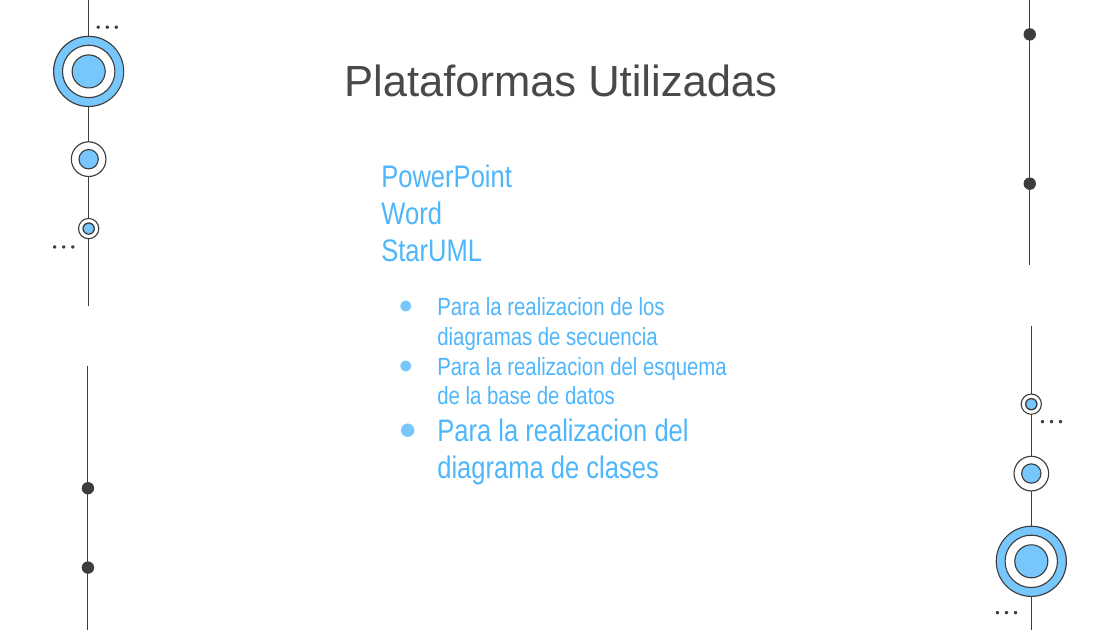
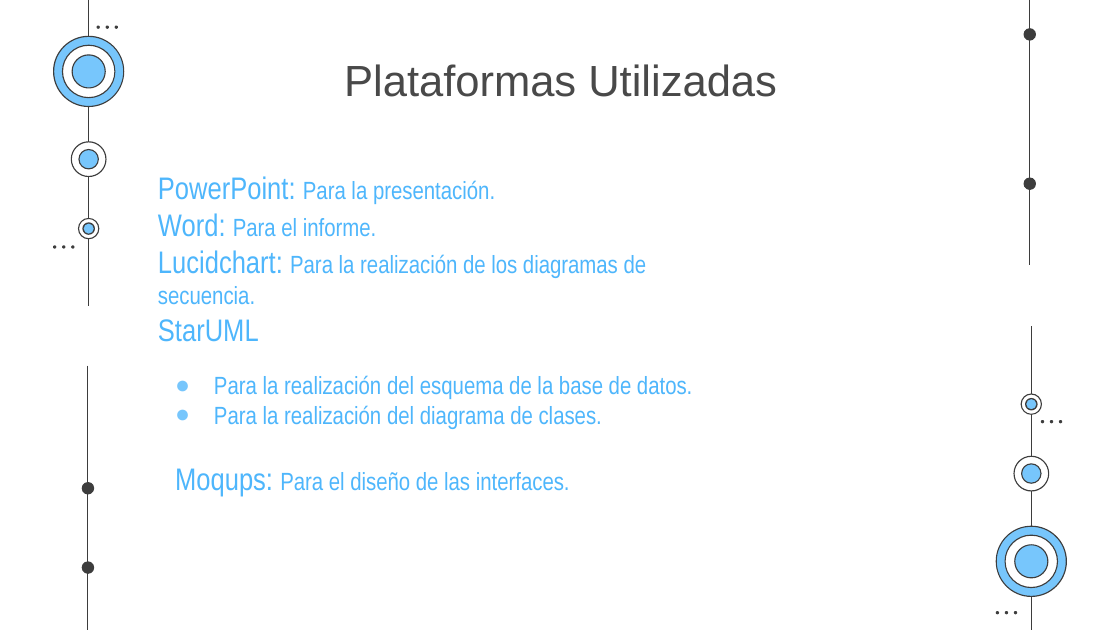
Before and after one commit to elias-gill-UNA/Compartido, a slide deck: slide 25 of parcial2/PresentacionSegundoParcial.pptx. Drawn at 1120x630 pixels with LibreOffice and Linux fonts; fonts in the diff are those of the drawing. Boxes give left, top, right and bottom in pixels: in the first picture for what was removed or moved away, otherwise in the second. Text is boxed around its words. In the diff, an @@ line names an element or a change of style, - is before the commit and + after.

Commit message:
power

```diff
--- a/parcial2/PresentacionSegundoParcial.pptx
+++ b/parcial2/PresentacionSegundoParcial.pptx
@@ text "PowerPoint: Para la presentación.": place and size @@
-text "PowerPoint: Para la presentación." at <box>381,164,727,484</box>
+text "PowerPoint: Para la presentación." at <box>158,176,692,496</box>
@@ text at <box>158,176,647,305</box>: text changed; size 20 to 16 pt @@
-PowerPoint
-Word
+PowerPoint: Para la presentación.
+Word: Para el informe.
+Lucidchart: Para la realización de los diagramas de secuencia.
@@ text at <box>175,375,692,496</box>: text changed @@
-● Para la realizacion de los diagramas de secuencia
-● Para la realizacion del esquema de la base de datos
-● Para la realizacion del diagrama de clases
+● Para la realización del esquema de la base de datos.
+● Para la realización del diagrama de clases.
+Moqups: Para el diseño de las interfaces.
```
Also in this commit, not shown: 14 other slides changed, 2 slides added, 2 slides removed, 12 other files.
